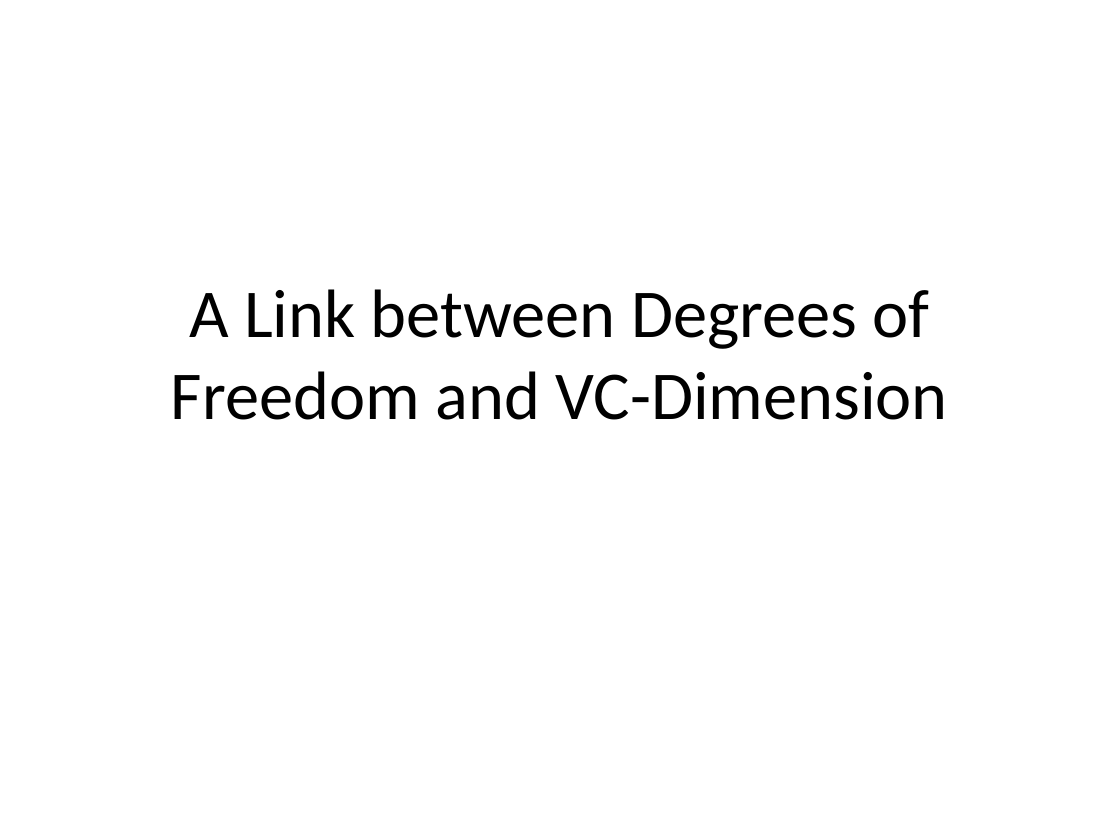
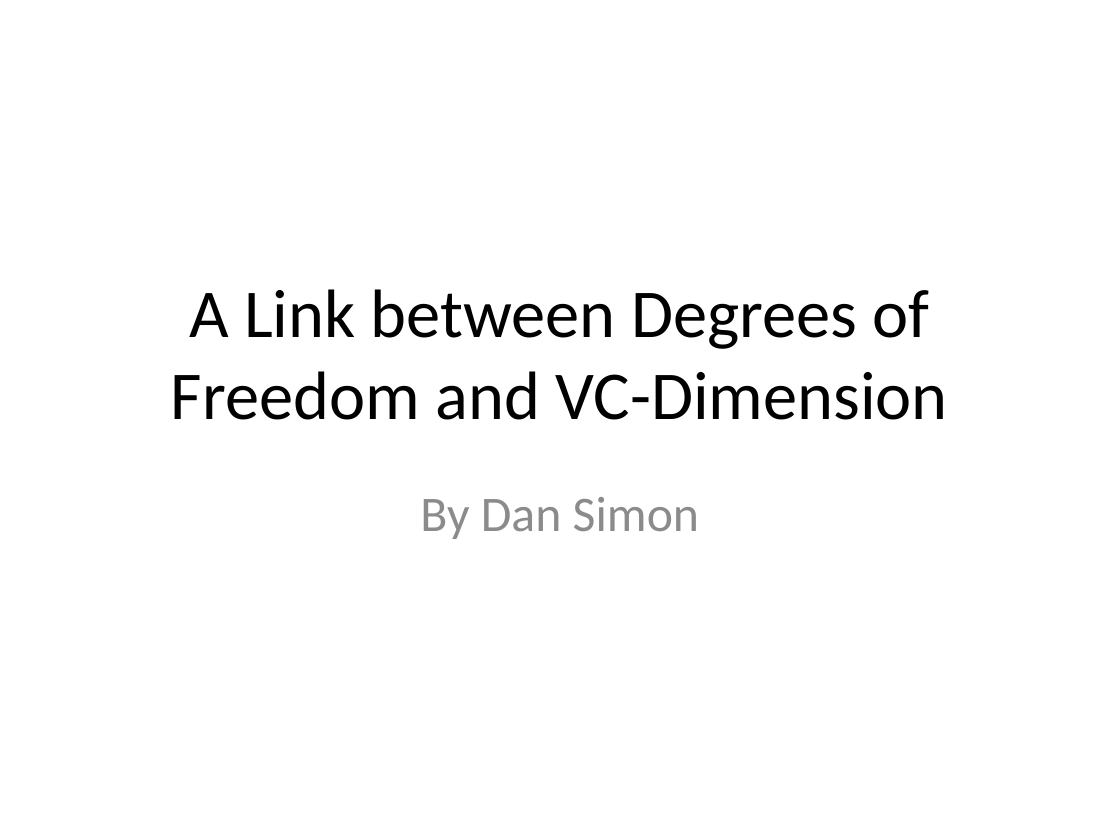
Before and after one commit to dan-simon/ml-project, a slide deck: slide 1 of slides.pptx. Drawn at 1120x840 pixels with LibreOffice and Linux fonts; fonts in the diff are those of the drawing. Boxes give left, top, right and bottom in pixels: in the first picture for what was removed or moved away, otherwise in the second. Text is boxed around its words. In the diff, an @@ line names an element or a change of style, - is before the commit and + after.

```diff
--- a/slides.pptx
+++ b/slides.pptx
@@ subtitle added at [420,497,699,539], 32 pt, text #8C8C8C @@
+By Dan Simon
```
Also in this commit, not shown: 18 other files.
